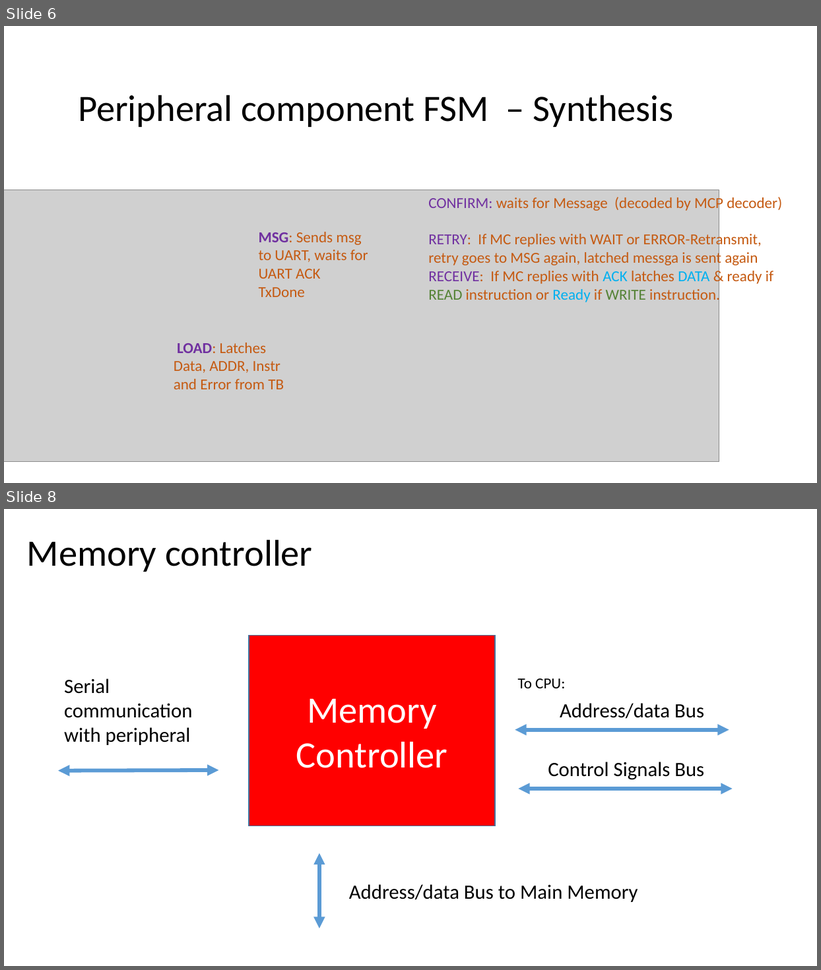
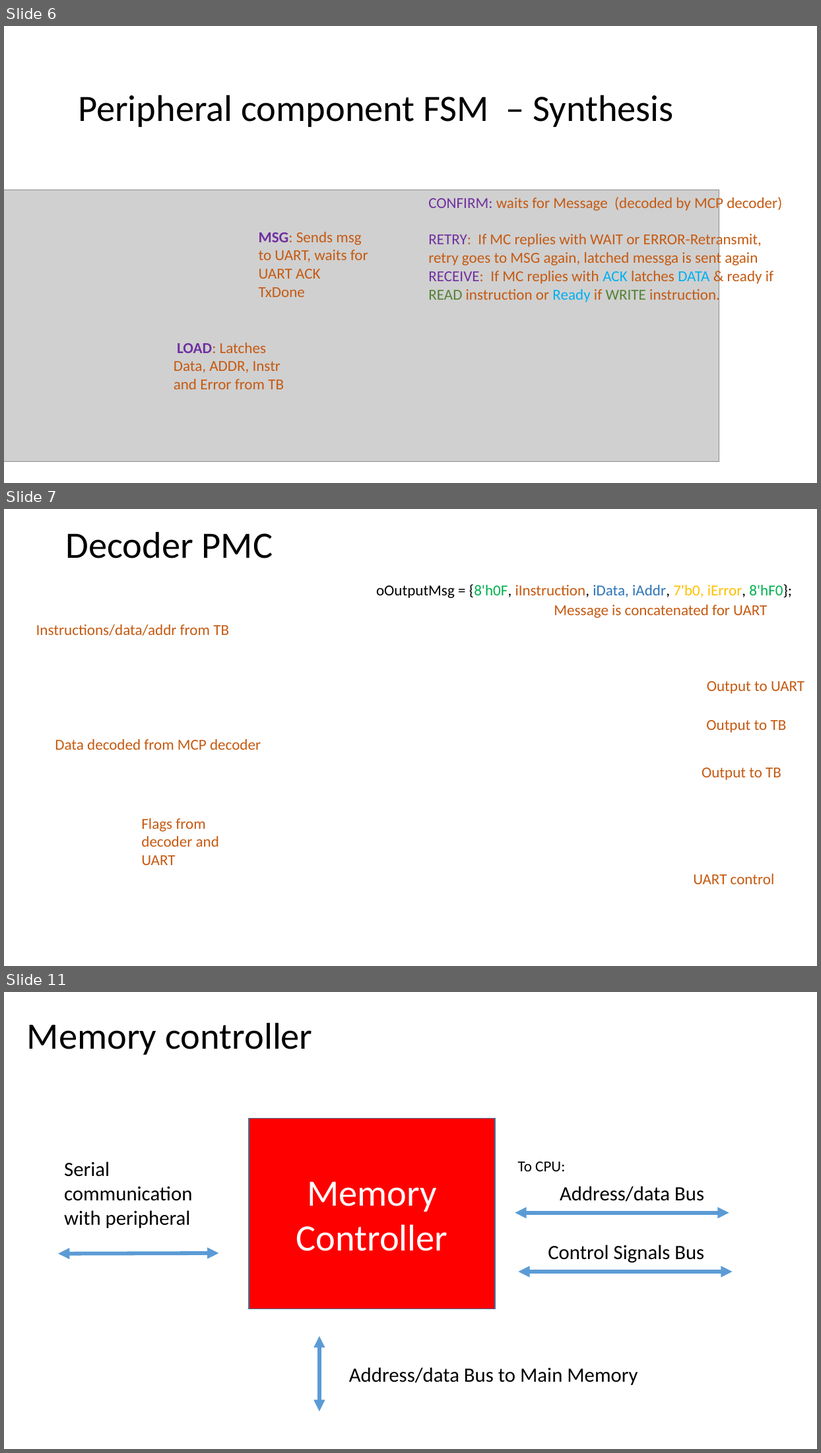
Before and after one commit to md710644/finalarquicompu, a slide deck: Diseno_final_arq.pptx. Shown one above the other, each under a label of ours: slides 6 and 8 before the commit, slides 6, 7 and 11 after it; the slides between them are not shown. The pictures are 821x970 and 821x1453 pixels, drawn with LibreOffice and Linux fonts; fonts in the diff are those of the drawing; grey boxes stand for pictures. Boxes give left, top, right and bottom in pixels: in the first picture for what was removed or moved away, otherwise in the second. Text is boxed around its words. In the diff, an @@ line names an element or a change of style, - is before the commit and + after.

```diff
--- a/Diseno_final_arq.pptx
+++ b/Diseno_final_arq.pptx
@@ slide 7 added at box(4, 509, 817, 966), background #FFFFFF @@
@@ text added at box(66, 531, 273, 559), 44 pt, text #000000 @@
+Decoder PMC
@@ text added at box(376, 584, 792, 598), 18 pt, text #000000 @@
+oOutputMsg = {8'h0F, iInstruction, iData, iAddr, 7'b0, iError, 8'hF0};
@@ text added at box(554, 605, 767, 618), 18 pt, text #C55A11 @@
+Message is concatenated for UART
@@ text added at box(36, 625, 229, 636), 18 pt, text #C55A11 @@
+Instructions/data/addr from TB
@@ text added at box(707, 681, 805, 694), 18 pt, text #C55A11 @@
+Output to UART
@@ text added at box(706, 720, 787, 733), 18 pt, text #C55A11 @@
+Output to TB
@@ text added at box(55, 739, 261, 750), 18 pt, text #C55A11 @@
+Data decoded from MCP decoder
@@ text added at box(702, 768, 781, 780), 18 pt, text #C55A11 @@
+Output to TB
@@ text added at box(141, 819, 219, 865), 18 pt, text #C55A11 @@
+Flags from decoder and UART
@@ text added at box(693, 874, 775, 885), 18 pt, text #C55A11 @@
+UART control
@@ what was slide 8 is now slide 11 @@
```
Also in this commit, not shown: 1 slide changed, 2 other slides added.
